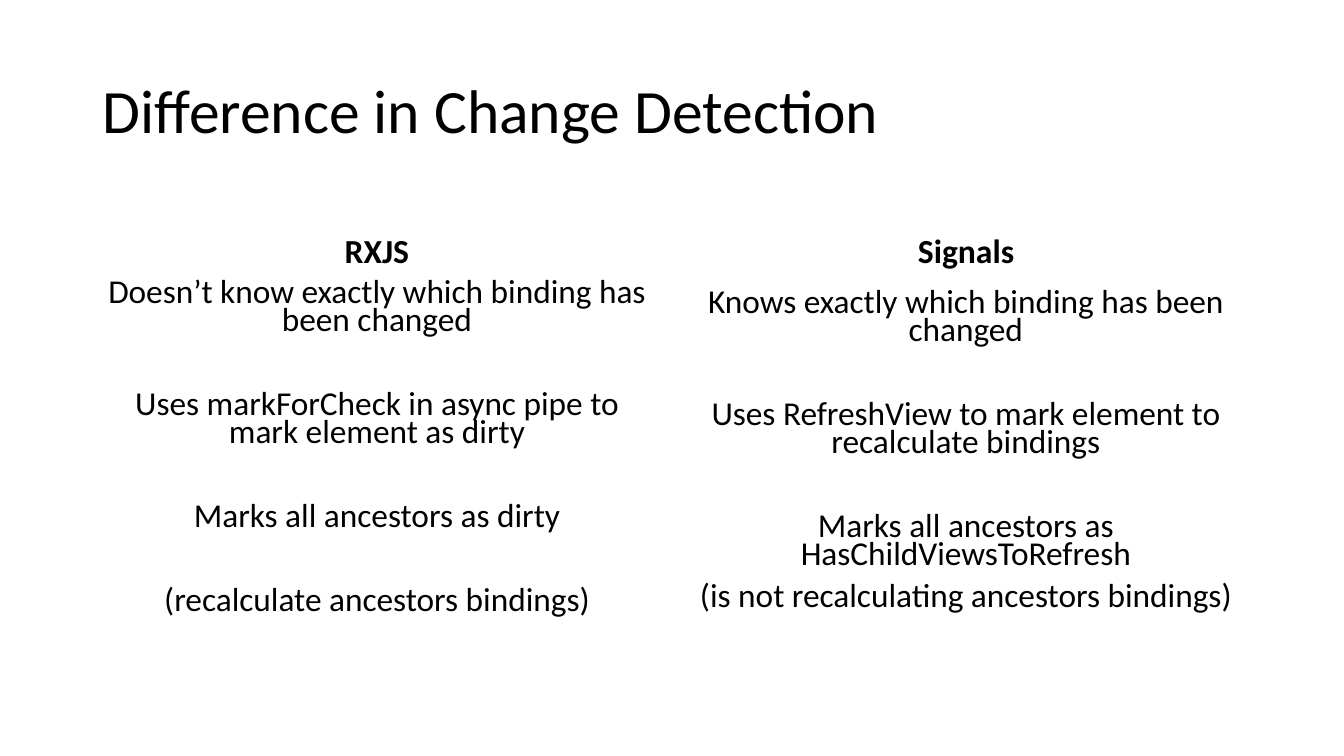
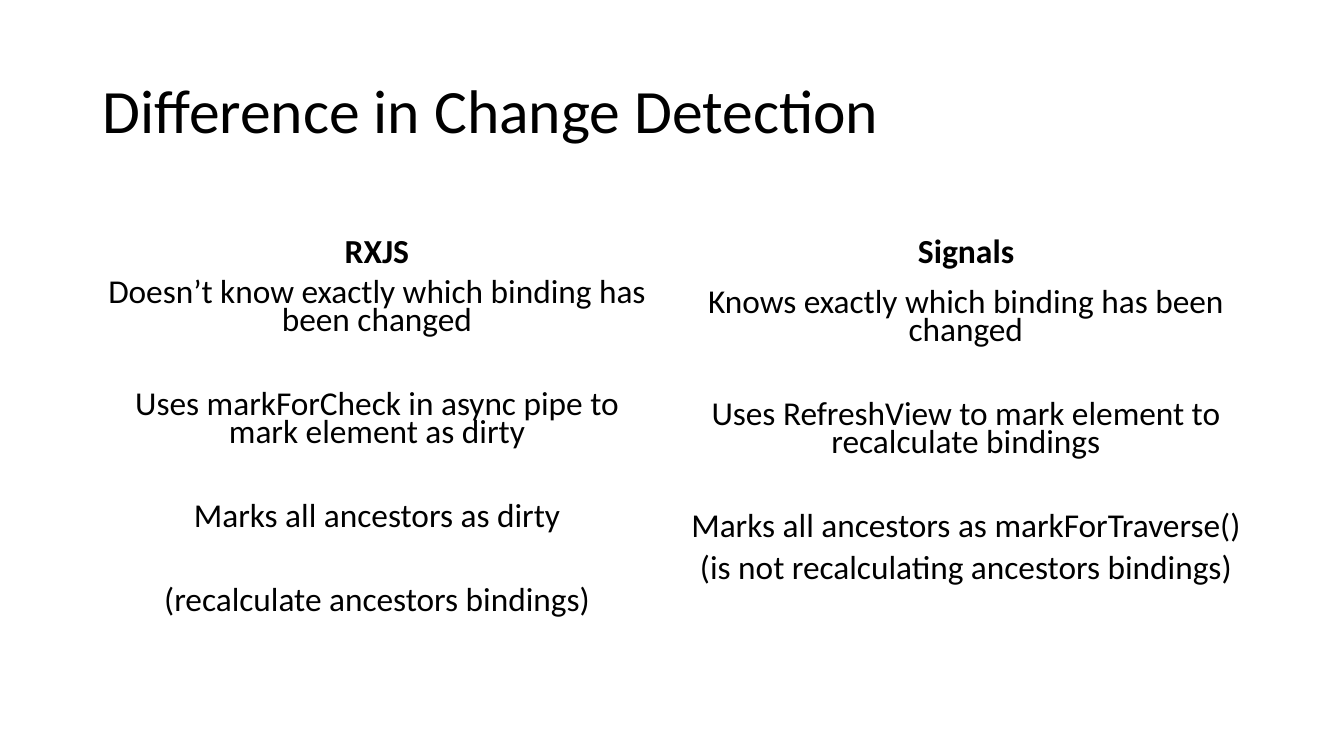
Before and after one commit to Trolejbus/AngularSignalsKnowledgeShare, a slide deck: slide 28 of Signals in Angular.pptx (slide 30 before the commit). Drawn at 1344x756 pixels with LibreOffice and Linux fonts; fonts in the diff are those of the drawing. Boxes give left, top, right and bottom in pixels: in the first picture for what was removed or moved away, otherwise in the second. Text is boxed around its words. In the diff, an @@ line names an element or a change of style, - is before the commit and + after.

```diff
--- a/Signals in Angular.pptx
+++ b/Signals in Angular.pptx
@@ text at (x1=691, y1=512, x2=1241, y2=542): text changed @@
-Marks all ancestors as HasChildViewsToRefresh
+Marks all ancestors as markForTraverse()
```
Also in this commit, not shown: 9 other slides changed, 2 slides removed, 2 other files.
